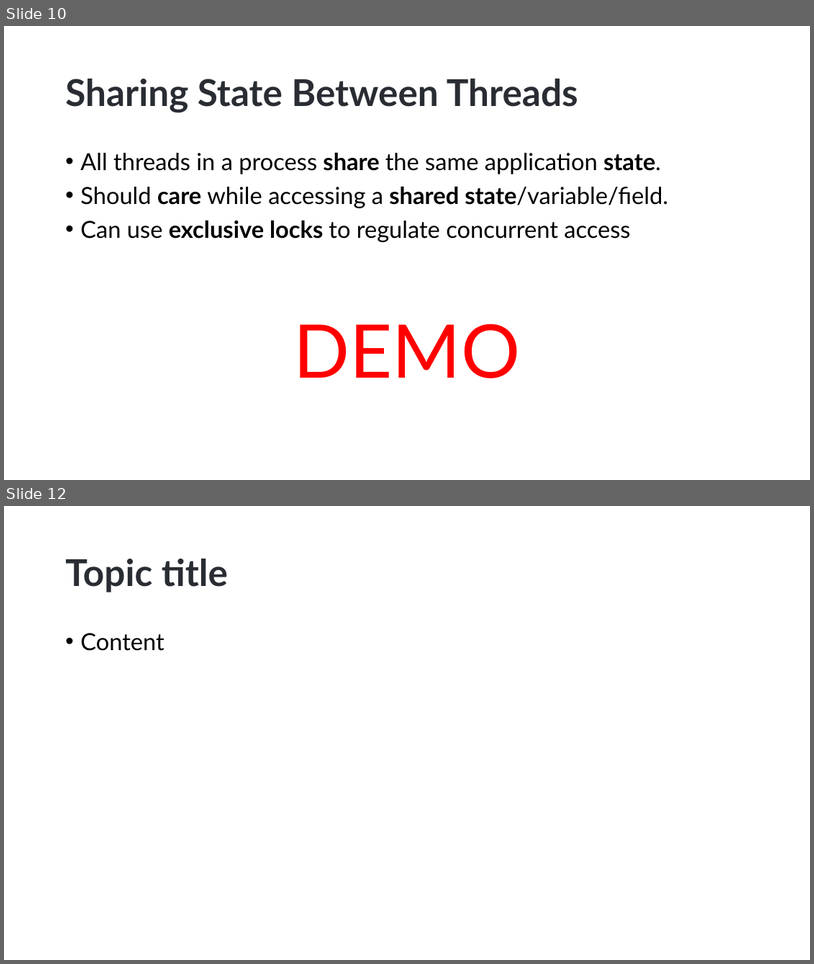
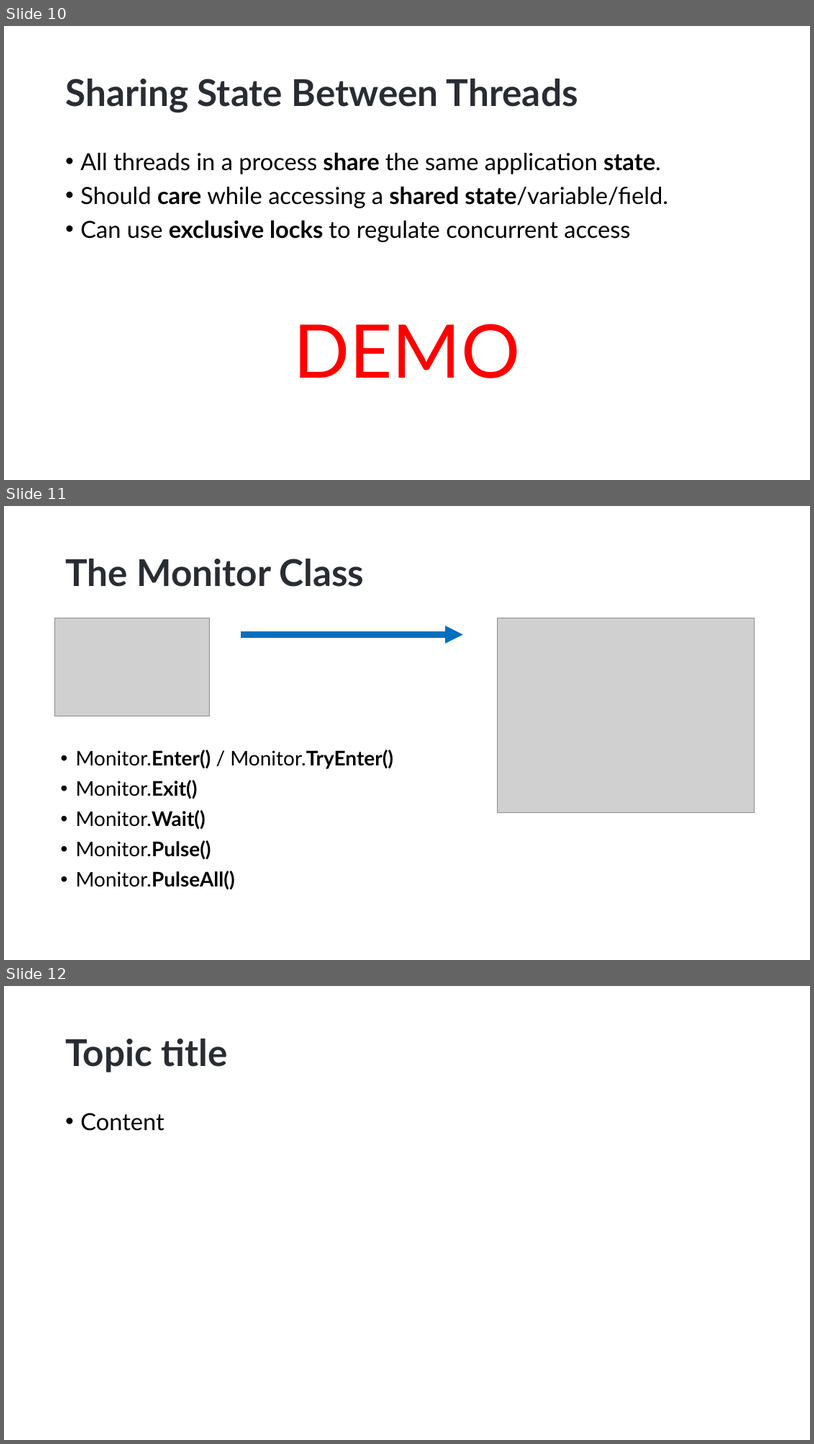
Before and after one commit to hikalkan/presentations, a slide deck: 2023-06-01 Dealing with Concurrency - Multi-Threading in Dotnet/Dotnet-Multi-Threading.pptx. Shown one above the other, each under a label of ours: slides 10 and 12 before the commit, slides 10, 11 and 12 after it; the slides between them are not shown. The pictures are 814x964 and 814x1444 pixels, drawn with LibreOffice and Linux fonts; fonts in the diff are those of the drawing; grey boxes stand for pictures; background and template pictures are left out. Boxes give left, top, right and bottom in pixels: in the first picture for what was removed or moved away, otherwise in the second. Text is boxed around its words. In the diff, an @@ line names an element or a change of style, - is before the commit and + after.

Commit message:
New: SharingSimpleStateDemo_Monitor

```diff
--- a/2023-06-01 Dealing with Concurrency - Multi-Threading in Dotnet/Dotnet-Multi-Threading.pptx
+++ b/2023-06-01 Dealing with Concurrency - Multi-Threading in Dotnet/Dotnet-Multi-Threading.pptx
@@ slide 11 added at [4, 506, 810, 960], background picture (left out) @@
@@ title added at [65, 559, 365, 587], 44 pt, text #292D33, bold @@
+The Monitor Class
@@ picture added at [55, 618, 211, 716] @@
@@ arrow added from (241, 634) to (463, 634), #0070C0 7 pt @@
@@ picture added at [498, 618, 755, 813] @@
@@ text added at [76, 749, 394, 890], 24 pt, text #000000 @@
+• Monitor.Enter() / Monitor.TryEnter()
+• Monitor.Exit()
+• Monitor.Wait()
+• Monitor.Pulse()
+• Monitor.PulseAll()
```
Also in this commit, not shown: 1 slide removed, 2 other files.
